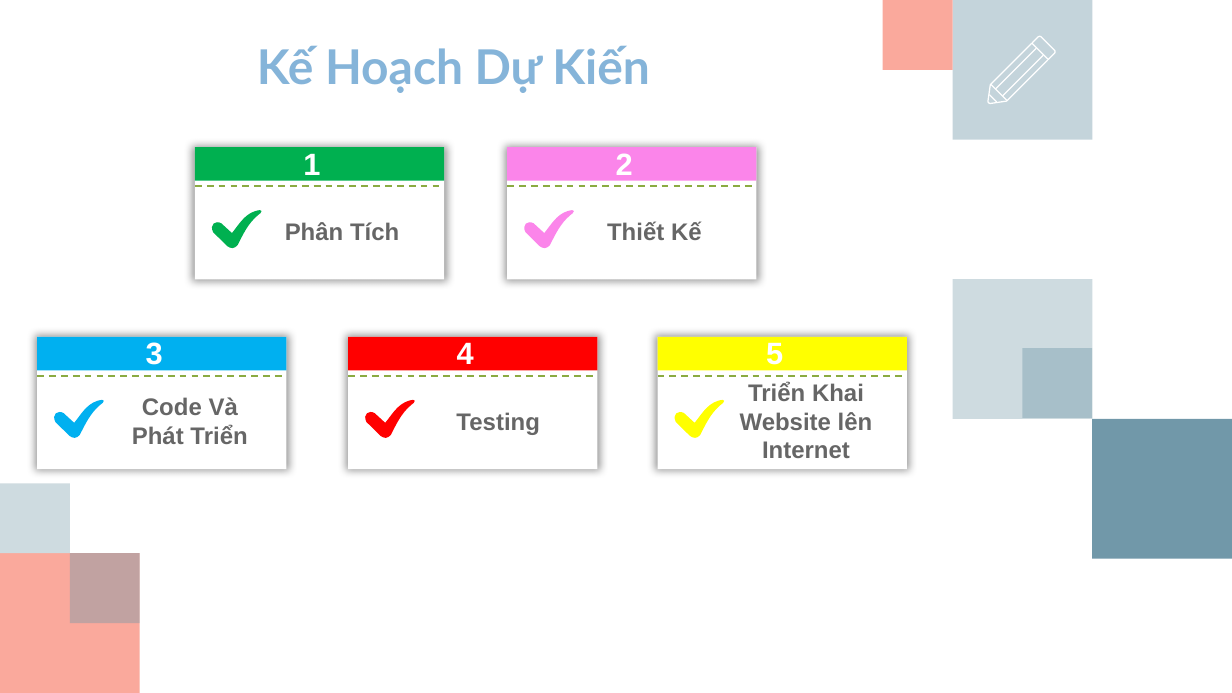
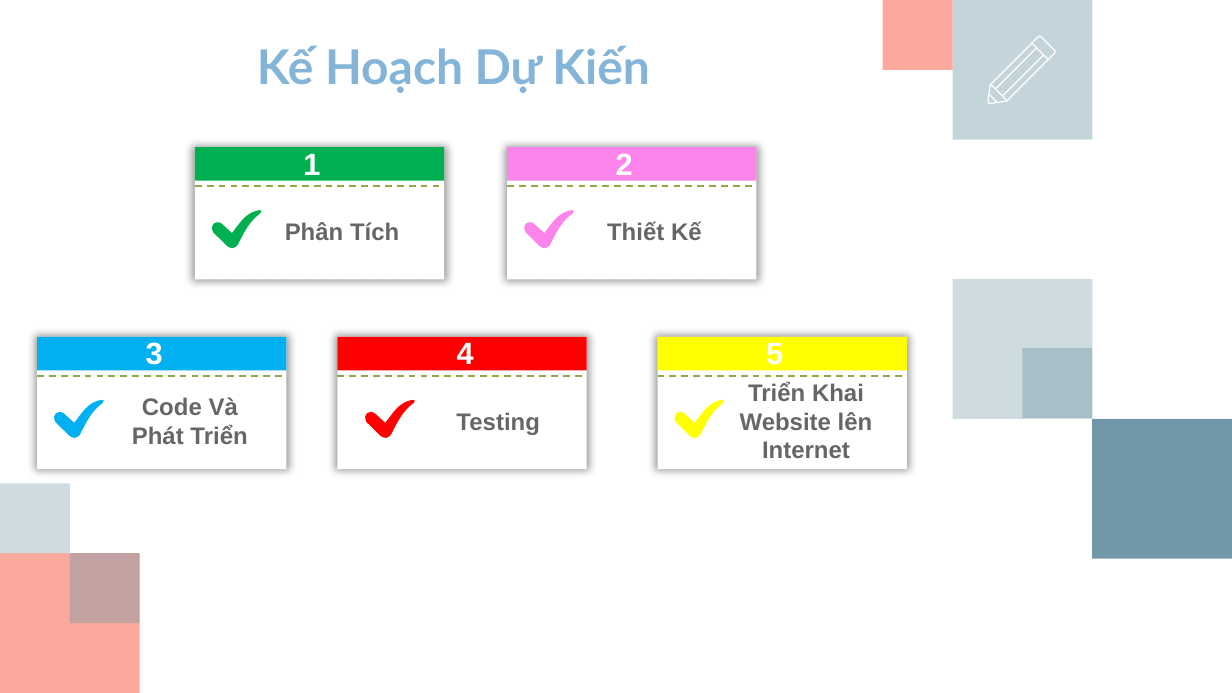
Before and after one commit to ptland/sonar-project, a slide deck: slide 11 of Slide Team Sonar - Kỹ Năng Làm Việc.pptx (slide 10 before the commit). Drawn at 1232x693 pixels with LibreOffice and Linux fonts; fonts in the diff are those of the drawing; background and template pictures are left out. Boxes give left, top, right and bottom in pixels: in the first picture for what was removed or moved away, otherwise in the second. Text is boxed around its words. In the diff, an @@ line names an element or a change of style, - is before the commit and + after.

```diff
--- a/Slide Team Sonar - Kỹ Năng Làm Việc.pptx
+++ b/Slide Team Sonar - Kỹ Năng Làm Việc.pptx
@@ 2 rectangles, 1 line: place and size @@
-2 rectangles, 1 line at (349, 336, 598, 468)
+2 rectangles, 1 line at (338, 336, 586, 468)
```
Also in this commit, not shown: 3 other slides changed, 2 slides added, 4 other files.
